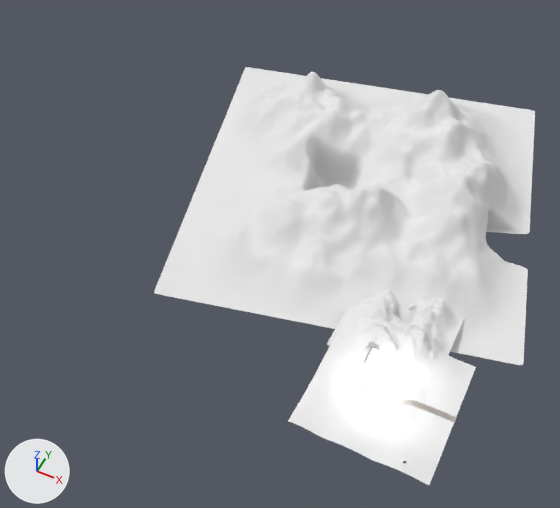
The Blender file 03-Scenes/mm-desert_szene.blend, before and after one commit.
Both versions are drawn from a camera (50 mm lens) standing at (106.0, -465.0, 750.0) and looking at (-208.0, 164.0, -37.0). The lights are fixed; the arrows at lower left show +X, +Y and +Z.

Before the edit, the objects in view are built like this:
```python
me_plane_002 = bpy.data.meshes.new('Plane.002')
me_plane_002.from_pydata([(-1.0, -1.0, 0.0), (1.0, -1.0, 0.0), (-1.0, 1.0, 0.0), (1.0, 1.0, 0.0)], [], [(0, 1, 3, 2)])
me_plane_002.materials.append(mat_material_002)  # white #e7e7e7
ob_mount = bpy.data.objects.new('mount', None)
ob_mount.location = (-11.0, 108.0, -7.0)
ob_mount.scale = (44.2, 44.2, 44.2)
ob_mount.show_instancer_for_render = False
ob_mount.instance_type = 'COLLECTION'
ob_mount.instance_collection = col_mount
ob_mountain = bpy.data.objects.new('mountain', None)
ob_mountain.location = (-179.0, 291.0, -16.0)
ob_mountain.rotation_euler = (0.0165, -0.0644, 1.805)  # degrees (0.9, -3.7, 103)
ob_mountain.scale = (151.0, 151.0, 151.0)
ob_mountain.show_instancer_for_render = False
ob_mountain.instance_type = 'COLLECTION'
ob_mountain.instance_collection = col_mountain
ob_plane_002 = bpy.data.objects.new('Plane.002', me_plane_002)
ob_plane_002.location = (0.0, 0.0, 38.0)
ob_plane_002.scale = (-23.9, -23.9, -23.9)
# also in view: 'Plane' at (4.0, 3.0, 6.0)
```
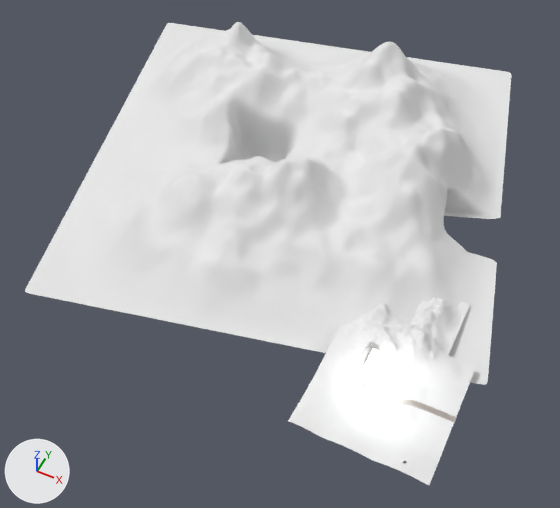
What differs and where, as boxes [x1, y1, x2, y2] in the pictures (560 x 508 px):
'mountain', moved, rescaled (27% wider, 22% taller)
    before: [154, 67, 535, 365]
    after: [25, 22, 511, 385]

Edits to the bpy script that builds the scene:
```text
Change ob_mountain:
    ob_mountain.location: (-179.0, 291.0, -16.0) -> (-289.0, 291.0, -16.0)
    ob_mountain.scale: (151.0, 151.0, 151.0) -> (190.0, 190.0, 190.0)
```
